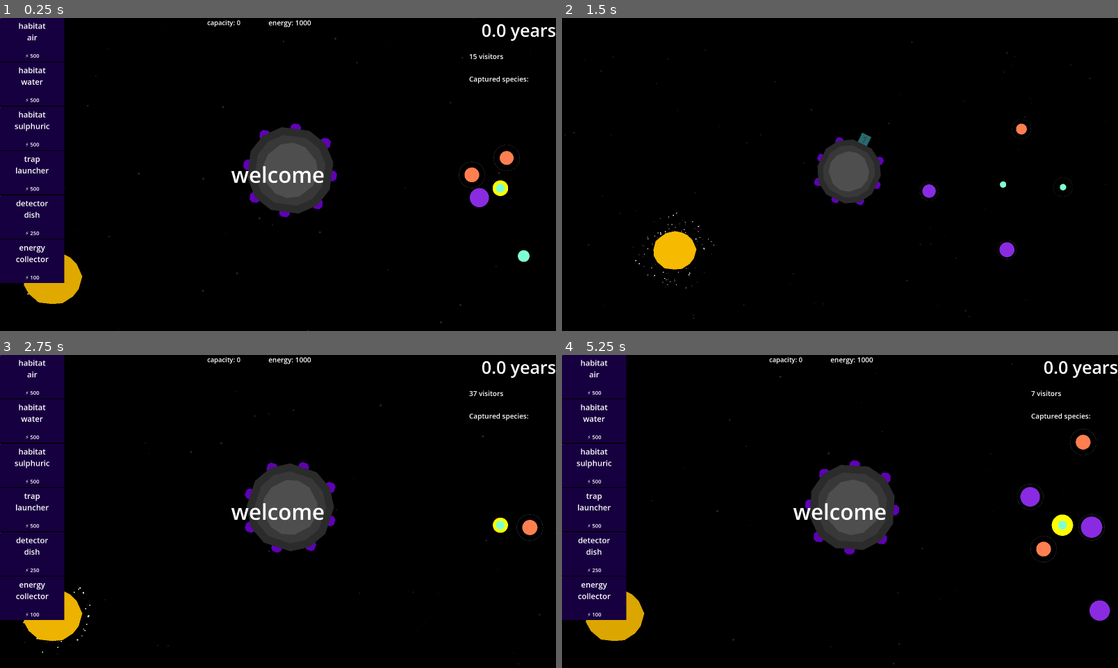
Above: before the commit, frames 1-4 (two rows, left to right).
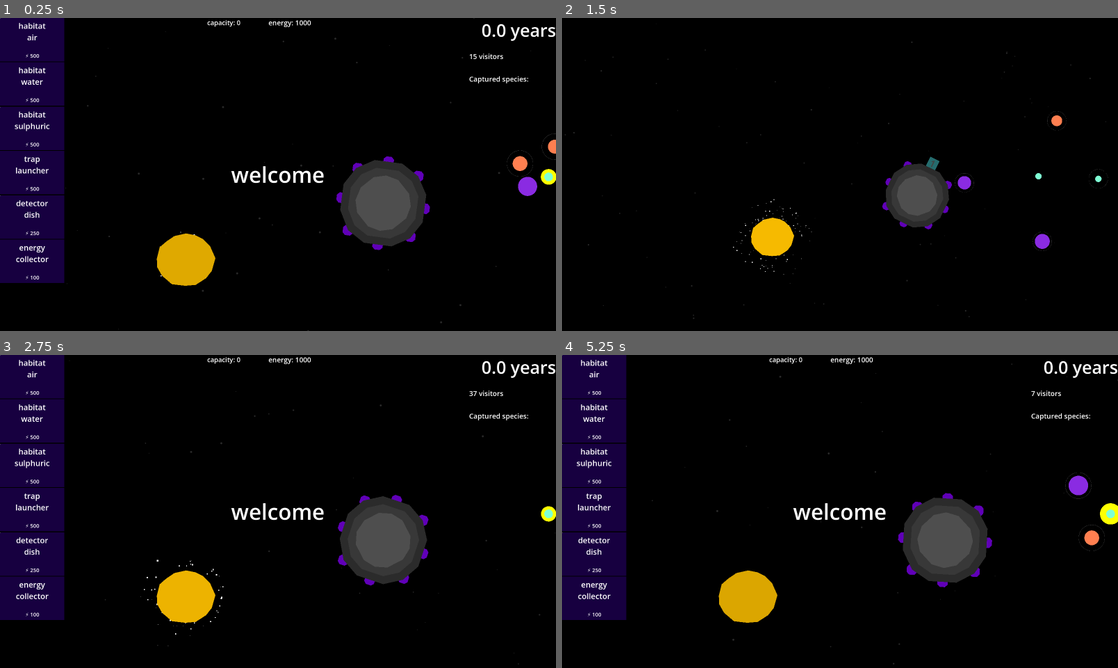
Above: after the commit, the same moments.

Repository: opensourceame/tins-2026
Game: Godot game, scene res://main.tscn
Same seed, same stepped clock (60 frames per second), same inputs: the game is played once before the commit and once after it.
Inputs (mouse positions are in pixels of both pictures, inside the frame that each line leads up to):
- Up to frame 1 (0.25 s): no input
- Up to frame 2 (1.5 s): tap Enter at 0.5 s; move the mouse to (595, 39) at 0.52 s; tap R at 0.6 s; click (595, 39) at 0.67 s; tap Z at 1.35 s; click (595, 39) at 1.42 s
- Up to frame 3 (2.75 s): move the mouse to (333, 442) at 2.02 s; tap R at 2.1 s; click (333, 442) at 2.17 s
- Up to frame 4 (5.25 s): move the mouse to (595, 420) at 2.77 s; tap Z at 2.85, 4.35 s; click (595, 420) at 2.92 s; move the mouse to (1006, 558) at 3.52 s; tap R at 3.6, 5.1 s; click (1006, 558) at 3.67 s; move the mouse to (595, 420) at 4.27 s; click (595, 420) at 4.42 s; move the mouse to (867, 511) at 5.02 s; click (867, 511) at 5.17 s

The runs differ from the first frame. In frame 1, 10% of the frame differs, in the area x 4-100%, y 33-92%; in frame 2, 6.0%; in frame 3, 9.4%; in frame 4, 11%, in the area x 4-100%, y 23-92%.

Commit message:
various improvements

Diff:
--- a/hud/hud.gd
+++ b/hud/hud.gd
@@ -10,7 +10,6 @@
 var message_being_displayed = false
 
 func _ready():
-    SignalBus.intelligence_detected.connect(intelligence_alert)
     SignalBus.moon_trap_returning.connect(alert_trap_returning)
     SignalBus.habitat_capacity_changed.connect(capacity_changed)
 
@@ -51,11 +50,6 @@
 func alert_trap_returning(trap):
     queue_message("moon trap is returning with " + trap.species.name())
 
-func intelligence_alert(planet):
-    if planet.has_moon_trap:
-        return
-
-    queue_message("intelligent life detected on planet XYZ123")
 
 func capacity_changed(habitat):
     %CapacityLabel.text = "capacity: " + str(game.spica.get_capacity())
--- a/hud/item_queue.gd
+++ b/hud/item_queue.gd
@@ -18,6 +18,9 @@
     item.data = data
     item.label.text = type.replace("_", "\n") + ("\n" + env if env else "")
 
+    if type == "moon_trap":
+        item.label.text += "\n" + data.get("target").planet_name
+
     if Game.ENERGY_REQUIRED[type]:
         item.energy_label.text = "⚡️ " + str(Game.ENERGY_REQUIRED[type])
 
--- a/hud/place_item.gd
+++ b/hud/place_item.gd
@@ -4,6 +4,7 @@
 var type
 var data = {}
 
+@onready var game: = get_tree().current_scene
 @onready var label: Label = $Label
 @onready var energy_label: Label = $EnergyLabel
 
@@ -42,6 +43,9 @@
                 component = Spawner.trap_launcher()
             "detector_dish":
                 component = Spawner.detector_dish()
+            "moon_trap":
+                if game.spica.trap_launcher():
+                    game.spica.trap_launcher().build(data.get("target"))
 
         SignalBus.energy_consumed.emit(type)
 
--- a/main.gd
+++ b/main.gd
@@ -24,7 +24,15 @@
     "habitat": 500,
     "trap_launcher": 500,
     "detector_dish": 250,
+    "moon_trap": 200,
 }
+
+var planet_names = [
+    "Zephyra", "Arkanis", "Thalassa", "Vortigern", "Calypsos",
+    "Draconis", "Eryndor", "Fenris", "Gorath", "Heliopolis",
+    "Iridia", "Jotunheim", "Krynn", "Lyra", "Myrkr",
+    "Nyx", "Oblivion", "Pandora", "Quor", "Ryloth"
+]
 
 func _ready():
     print("GAME: starting")
@@ -79,8 +87,10 @@
 
 func on_intelligence_detected(planet):
     if not planet in intelligent_planets:
-        print("GAME: intelligent planet detected - ", planet)
+        print("GAME: intelligent planet detected - ", planet.planet_name)
         intelligent_planets.append(planet)
+        hud.item_queue.add_item("moon_trap", { "target": planet })
+        hud.queue_message("intelligent life detected on " + planet.planet_name)
 
 func on_energy_collected():
     if energy < 1000:
--- a/main.tscn
+++ b/main.tscn
@@ -15,7 +15,7 @@
 [node name="World" type="CanvasLayer" parent="." unique_id=1006583992]
 
 [node name="Sun" parent="World" unique_id=851595133 instance=ExtResource("6_7mycd")]
-position = Vector2(242, 1188)
+position = Vector2(855, 1104)
 
 [node name="SolarSystem" parent="World" unique_id=210242942 instance=ExtResource("4_lquwl")]
 position = Vector2(-929.188, -607.6516)
@@ -24,11 +24,11 @@
 script = ExtResource("2_lquwl")
 
 [node name="SolarSystem3" parent="World" unique_id=500073210 instance=ExtResource("4_lquwl")]
-position = Vector2(2304, 783)
+position = Vector2(2526, 731)
 
 [node name="Spica" parent="World" unique_id=841173338 instance=ExtResource("2_0xm2m")]
 z_index = 5
-position = Vector2(1336, 701)
+position = Vector2(1764, 852)
 
 [node name="SolarSystem2" parent="World" unique_id=108115157 instance=ExtResource("4_lquwl")]
 position = Vector2(-620.4896, 2197.3716)
--- a/moon_trap.gd
+++ b/moon_trap.gd
@@ -6,11 +6,18 @@
 @onready var moon: Node2D = $Moon
 @onready var particle_trail: GPUParticles2D = $ParticleTrail
 
+var target:
+    set(value):
+        target = value
+        if target and is_inside_tree():
+            target_distance = global_position.distance_to(target.global_position)
+var target_distance: float
+
 func _ready():
-    pass
-
-var target
+    if target and target_distance == 0.0:
+        target_distance = global_position.distance_to(target.global_position)
 var current_direction: Vector2
+var distance_to_target: float
 var current_state = State.IDLE
 var orbit_timer: Timer
 var species
@@ -57,6 +64,7 @@
             return 50
 
 func launch():
+    distance_to_target = global_position.distance_to(target.global_position)
     current_state = State.LAUNCHED
 
 func orbit(planet):
--- a/solar_system/planet.gd
+++ b/solar_system/planet.gd
@@ -1,6 +1,7 @@
 class_name Planet
 extends Node2D
 
+@onready var game: = get_tree().current_scene
 @onready var detect_area: Area2D = $PlanetDetectArea
 @onready var orbit_area: Area2D = $OrbitArea
 
@@ -11,6 +12,7 @@
 var has_moon_trap: bool = false
 var rotation_speed = 60
 var species
+var planet_name: String
 
 const COLOR_RANGES = {
     30: Color.AQUAMARINE,
@@ -30,9 +32,13 @@
         orbit_area.body_entered.connect(_on_orbit_entered)
         add_child(BROADCASTING_COMPONENT.instantiate())
         species = Species.new().init_random()
+        if game.planet_names.size() > 0:
+            planet_name = game.planet_names.pop_back()
+
+
 
 func _physics_process(delta: float) -> void:
-    rotate(deg_to_rad(delta * rotation_speed))
+    orbit_area.rotate(deg_to_rad(delta * rotation_speed))
 
 func _draw():
     draw_circle(Vector2.ZERO, size, color)
--- a/solar_system/planet.tscn
+++ b/solar_system/planet.tscn
@@ -21,7 +21,6 @@
 shape = SubResource("RectangleShape2D_hbvo3")
 
 [node name="OrbitArea" type="Area2D" parent="." unique_id=1227362458]
-visible = false
 collision_layer = 65536
 collision_mask = 65536
 
--- /dev/null
+++ b/solar_system/planet_label.gd
@@ -0,0 +1,2 @@
+class_name PlanetLabel
+extends Node2D
--- /dev/null
+++ b/solar_system/planet_label.tscn
@@ -0,0 +1,11 @@
+[gd_scene format=3 uid="uid://ckuboo3y2jbfy"]
+
+[ext_resource type="Script" uid="uid://cr8wmuwegthxv" path="res://solar_system/planet_label.gd" id="1_4kgf2"]
+
+[node name="PlanetLabel" type="Node2D" unique_id=536757357]
+script = ExtResource("1_4kgf2")
+
+[node name="Label" type="Label" parent="." unique_id=1283209245]
+offset_right = 40.0
+offset_bottom = 23.0
+text = "planet"
--- a/spica/energy_collector.tscn
+++ b/spica/energy_collector.tscn
@@ -82,7 +82,6 @@
 debug_color = Color(0.42069438, 0.8461874, 1, 0.41960785)
 
 [node name="CollectArea" type="Area2D" parent="." unique_id=1145323020]
-visible = false
 collision_layer = 131072
 collision_mask = 131072
 
--- a/spica/spica.gd
+++ b/spica/spica.gd
@@ -34,7 +34,7 @@
     components.append(component)
     component.rotation = anchor.position.angle() + deg_to_rad(90)
 
-func get_components():
+func Xget_components():
     var c = []
     for a in anchors:
         if a.component:
@@ -42,14 +42,13 @@
 
     return c
 
-func _on_intelligence_detected(planet):
-    if planet.has_moon_trap:
-        return
-
+func trap_launcher():
     for c in components:
         if c is TrapLauncher:
-            c.build(planet)
-            return
+            return c
+
+func _on_intelligence_detected(planet):
+    pass
 
 func _on_return_area_entered(trap):
     if not trap is MoonTrap:
--- a/spica/trap_launcher.gd
+++ b/spica/trap_launcher.gd
@@ -9,9 +9,6 @@
 var trap: MoonTrap
 var building: bool = false
 var build_cooldown = 0.0
-
-func _ready():
-    SignalBus.intelligence_detected.connect(_on_intelligence_detected)
 
 func _physics_process(delta: float) -> void:
     if build_cooldown > 0:
@@ -45,8 +42,3 @@
     tween.tween_callback(trap.launch)
 
     build_cooldown = TRAP_BUILD_COOLDOWN
-
-func _on_intelligence_detected(planet):
-    pass
-    #if planet == target_planet:
-        #trap.launch(planet)
--- a/sun.gd
+++ b/sun.gd
@@ -1,12 +1,14 @@
 class_name Sun
 extends StaticBody2D
 
+@onready var particles: GPUParticles2D = $Particles
 @onready var circle: Polygon2D = $Circle
 
 const PULSE_TIME = 3.0
 
 
 func _ready():
+    particles.emitting = true
     pulse_in()
 
 func pulse_in():
--- a/sun.tscn
+++ b/sun.tscn
@@ -20,12 +20,13 @@
 scale_max = 6.75
 
 [sub_resource type="CircleShape2D" id="CircleShape2D_iveel"]
-radius = 900.0
+radius = 721.02496
 
 [node name="Sun" type="StaticBody2D" unique_id=315312241]
 script = ExtResource("1_iveel")
 
-[node name="GPUParticles2D" type="GPUParticles2D" parent="." unique_id=585835159]
+[node name="Particles" type="GPUParticles2D" parent="." unique_id=585835159]
+emitting = false
 amount = 500
 lifetime = 2.6799999999999997
 process_material = SubResource("ParticleProcessMaterial_lquwl")
@@ -36,7 +37,6 @@
 polygon = PackedVector2Array(297, 1124, 310, 1072, 340, 1046, 378, 1020, 432, 1008, 476, 1017, 510, 1034, 542, 1066, 567, 1122, 550, 1181, 524, 1214, 476, 1245, 428, 1249, 367, 1242, 321, 1203, 299, 1164)
 
 [node name="EnergyCollectArea" type="Area2D" parent="." unique_id=1170334658]
-visible = false
 collision_layer = 131072
 collision_mask = 131072
 
Not shown, added: solar_system/planet_label.gd.uid
Not shown, changed: TODO.md
